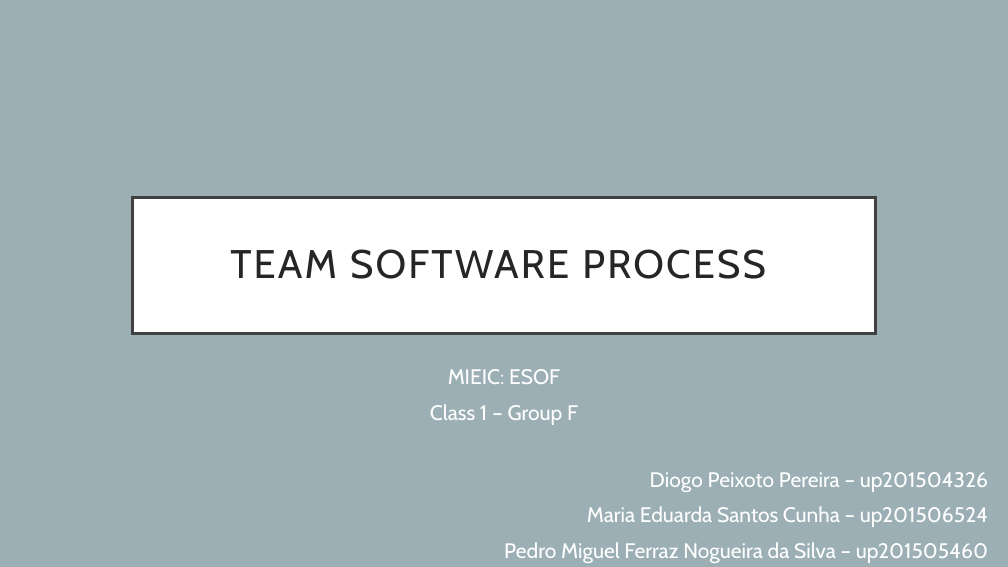
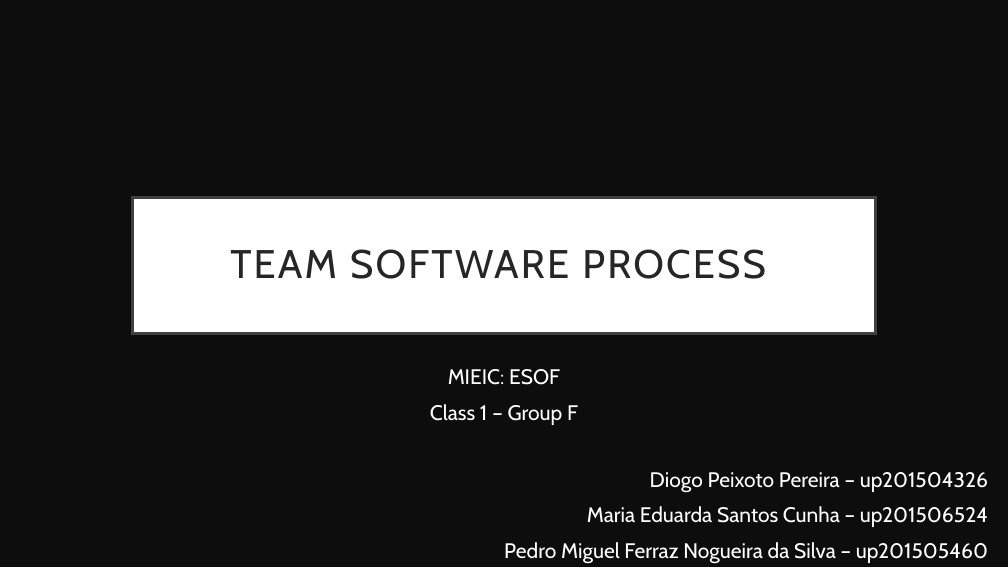
Before and after one commit to eduardamsc/FEUP-ESOF, a slide deck: slide 1 of Slide deck.pptx. Drawn at 1008x567 pixels with LibreOffice and Linux fonts; fonts in the diff are those of the drawing. Boxes give left, top, right and bottom in pixels: in the first picture for what was removed or moved away, otherwise in the second. Text is boxed around its words. In the diff, an @@ line names an element or a change of style, - is before the commit and + after.

Commit message:
mudança design

```diff
--- a/Slide deck.pptx
+++ b/Slide deck.pptx
@@ background #9BAFB5 to #0D0D0D @@
```
Also in this commit, not shown: 9 other slides changed.
